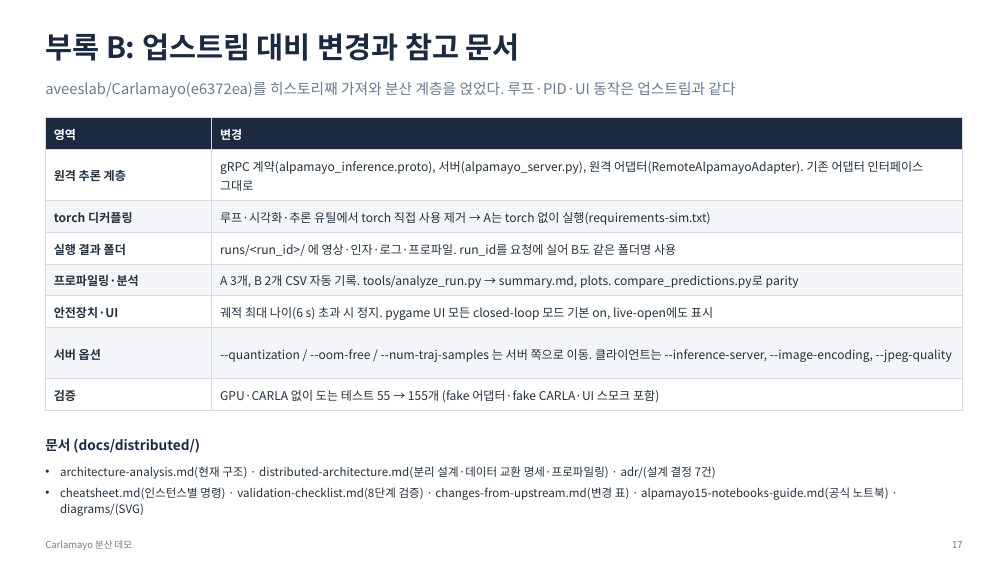
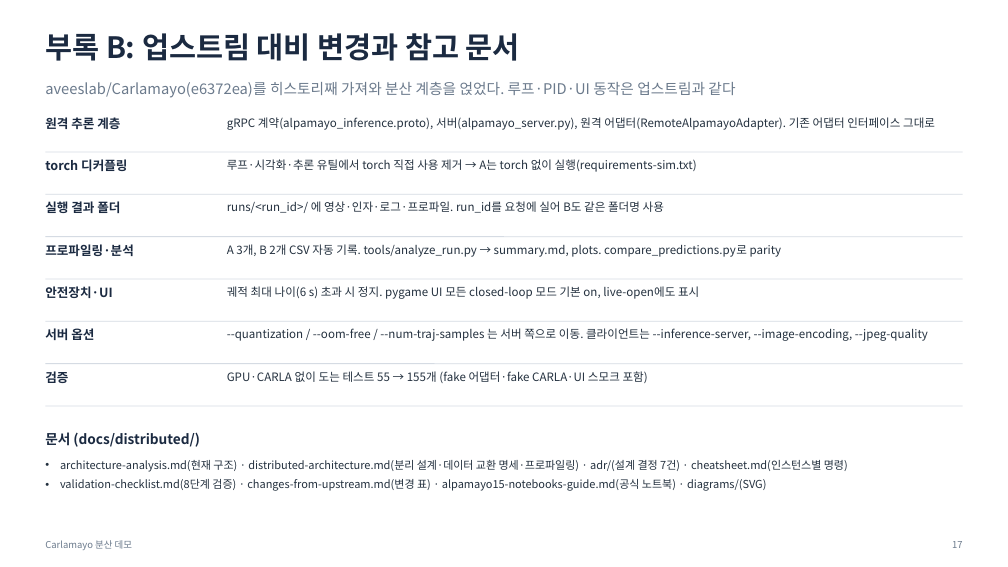
Before and after one commit to JwonMoon/carlamayo-my-distributed, a slide deck: slide 17 of docs/distributed/demo-overview.pptx. Drawn at 1008x567 pixels with LibreOffice and Linux fonts; fonts in the diff are those of the drawing. Boxes give left, top, right and bottom in pixels: in the first picture for what was removed or moved away, otherwise in the second. Text is boxed around its words. In the diff, an @@ line names an element or a change of style, - is before the commit and + after.

```diff
--- a/docs/distributed/demo-overview.pptx
+++ b/docs/distributed/demo-overview.pptx
@@ table removed at (45,117,963,406), 8 rows, 2 columns @@
-영역 | 변경
-원격 추론 계층 | gRPC 계약(alpamayo_inference.proto), 서버(alpamayo_server.py), 원격 어댑터(RemoteAlpamayoAdapter). 기존 어댑터 인터페이스 그대로
-torch 디커플링 | 루프·시각화·추론 유틸에서 torch 직접 사용 제거 → A는 torch 없이 실행(requirements-sim.txt)
-실행 결과 폴더 | runs/<run_id>/ 에 영상·인자·로그·프로파일. run_id를 요청에 실어 B도 같은 폴더명 사용
-프로파일링·분석 | A 3개, B 2개 CSV 자동 기록. tools/analyze_run.py → summary.md, plots. compare_predictions.py로 parity
-안전장치·UI | 궤적 최대 나이(6 s) 초과 시 정지. pygame UI 모든 closed-loop 모드 기본 on, live-open에도 표시
-서버 옵션 | --quantization / --oom-free / --num-traj-samples 는 서버 쪽으로 이동. 클라이언트는 --inference-server, --image-encoding, --jpeg-quality
-검증 | GPU·CARLA 없이 도는 테스트 55 → 155개 (fake 어댑터·fake CARLA·UI 스모크 포함)
@@ text added at (45,117,120,129), 12 pt, text #1B2A41, bold @@
+원격 추론 계층
@@ text added at (227,117,935,130), 11 pt, text #24313F @@
+gRPC 계약(alpamayo_inference.proto), 서버(alpamayo_server.py), 원격 어댑터(RemoteAlpamayoAdapter). 기존 어댑터 인터페이스 그대로
@@ line added from (45, 152) to (963, 152), #D5DBE3 0.75 pt @@
@@ text added at (45,159,127,171), 12 pt, text #1B2A41, bold @@
+torch 디커플링
@@ text added at (227,159,697,172), 11 pt, text #24313F @@
+루프·시각화·추론 유틸에서 torch 직접 사용 제거 → A는 torch 없이 실행(requirements-sim.txt)
@@ line added from (45, 194) to (963, 194), #D5DBE3 0.75 pt @@
@@ text added at (45,201,120,213), 12 pt, text #1B2A41, bold @@
+실행 결과 폴더
@@ text added at (227,201,664,213), 11 pt, text #24313F @@
+runs/<run_id>/ 에 영상·인자·로그·프로파일. run_id를 요청에 실어 B도 같은 폴더명 사용
@@ line added from (45, 237) to (963, 237), #D5DBE3 0.75 pt @@
@@ text added at (45,244,134,256), 12 pt, text #1B2A41, bold @@
+프로파일링·분석
@@ text added at (227,244,782,257), 11 pt, text #24313F @@
+A 3개, B 2개 CSV 자동 기록. tools/analyze_run.py → summary.md, plots. compare_predictions.py로 parity
@@ line added from (45, 279) to (963, 279), #D5DBE3 0.75 pt @@
@@ text added at (45,286,112,298), 12 pt, text #1B2A41, bold @@
+안전장치·UI
@@ text added at (227,286,699,299), 11 pt, text #24313F @@
+궤적 최대 나이(6 s) 초과 시 정지. pygame UI 모든 closed-loop 모드 기본 on, live-open에도 표시
@@ line added from (45, 321) to (963, 321), #D5DBE3 0.75 pt @@
@@ text added at (45,328,94,340), 12 pt, text #1B2A41, bold @@
+서버 옵션
@@ text added at (227,328,928,341), 11 pt, text #24313F @@
+--quantization / --oom-free / --num-traj-samples 는 서버 쪽으로 이동. 클라이언트는 --inference-server, --image-encoding, --jpeg-quality
@@ line added from (45, 364) to (963, 364), #D5DBE3 0.75 pt @@
@@ text added at (45,371,68,383), 12 pt, text #1B2A41, bold @@
+검증
@@ text added at (227,371,648,383), 11 pt, text #24313F @@
+GPU·CARLA 없이 도는 테스트 55 → 155개 (fake 어댑터·fake CARLA·UI 스모크 포함)
@@ line added from (45, 406) to (963, 406), #D5DBE3 0.75 pt @@
@@ text "문서 (docs/distributed/)": place and size @@
-text "문서 (docs/distributed/)" at (45,438,199,453)
+text "문서 (docs/distributed/)" at (45,432,199,447)
@@ text at (60,460,848,491): text changed; size 11 to 10.5 pt @@
-• architecture-analysis.md(현재 구조) · distributed-architecture.md(분리 설계·데이터 교환 명세·프로파일링) · adr/(설계 결정 7건)
-• cheatsheet.md(인스턴스별 명령) · validation-checklist.md(8단계 검증) · changes-from-upstream.md(변경 표) · alpamayo15-notebooks-guide.md(공식 노트북) · diagrams/(SVG)
+• architecture-analysis.md(현재 구조) · distributed-architecture.md(분리 설계·데이터 교환 명세·프로파일링) · adr/(설계 결정 7건) · cheatsheet.md(인스턴스별 명령)
+• validation-checklist.md(8단계 검증) · changes-from-upstream.md(변경 표) · alpamayo15-notebooks-guide.md(공식 노트북) · diagrams/(SVG)
```
Also in this commit, not shown: 12 other slides changed, 1 slide added, 1 slide removed, 2 other files.
